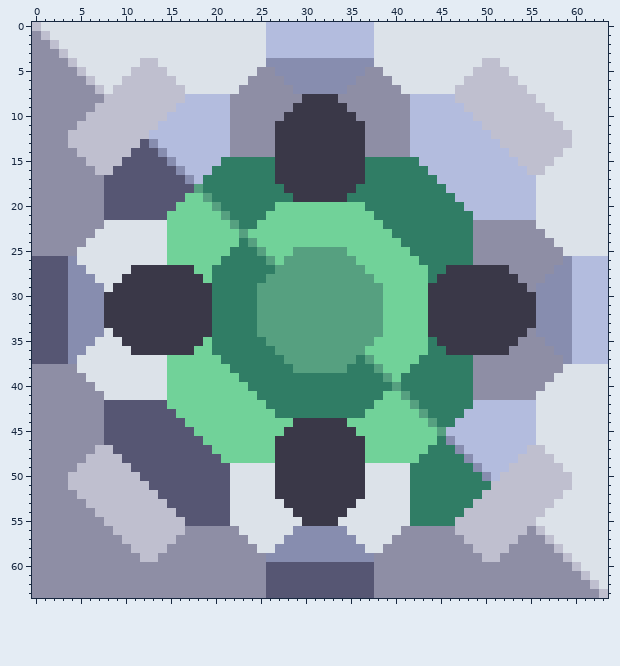
Edited in one commit: pixel-art sprite (assets/sprites/blocks/defense/repair-trigger.png). The picture above is the old version.
The file is 64x64 pixels.
New version:
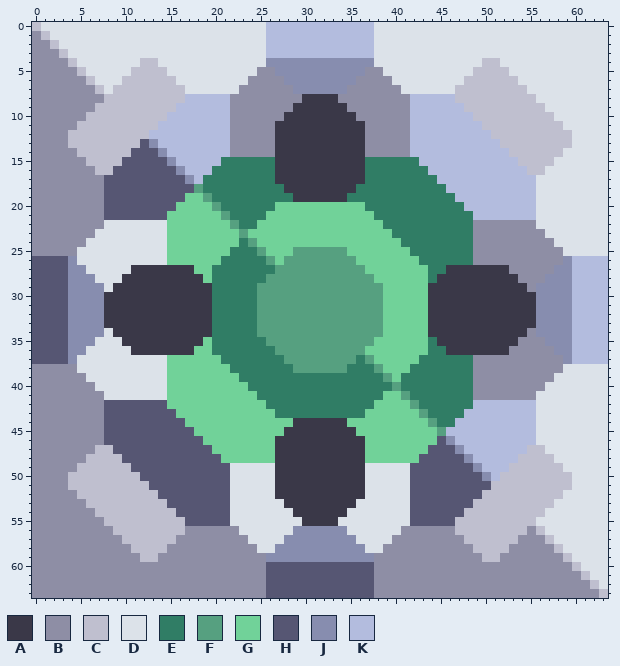
Palette (. is transparent): A #3a3848  B #8e8ea5  C #bfbfcf  D #dce2e9  E #307d65  F #56a080  G #71d299  H #565673  J #878daf  K #b3bcde
Change:
@@ x 40..52 @@
 45 GGGGGFKKKKKKK
-46 GGGGGEJKKKKKK
-47 GGGGEEEJKKKKK
-48 GGGEEEEEJKKKK
-49 DDEEEEEEEJKKK
-50 DDEEEEEEEEJKC
-51 DDEEEEEEEEECC
-52 DDEEEEEEEECCC
-53 DDEEEEEEECCCC
-54 DDEEEEEECCCCC
-55 DDEEEEECCCCCC
+46 GGGGGHJKKKKKK
+47 GGGGHHHJKKKKK
+48 GGGHHHHHJKKKK
+49 DDHHHHHHHJKKK
+50 DDHHHHHHHHJKC
+51 DDHHHHHHHHHCC
+52 DDHHHHHHHHCCC
+53 DDHHHHHHHCCCC
+54 DDHHHHHHCCCCC
+55 DDHHHHHCCCCCC
 56 DBBBBBBCCCCCC
